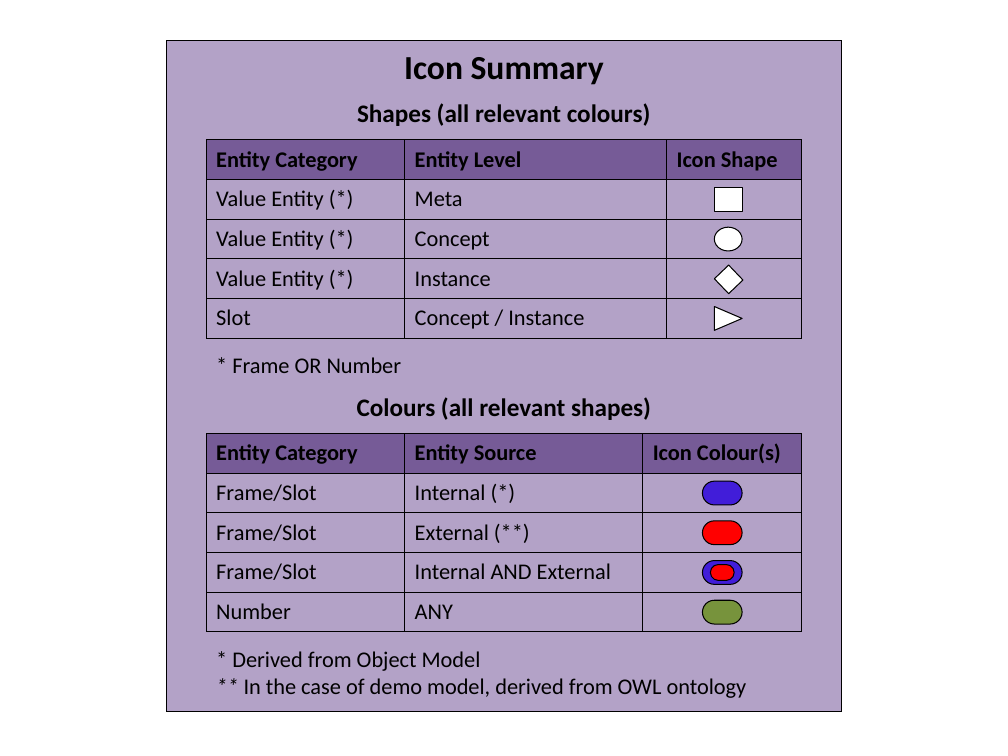
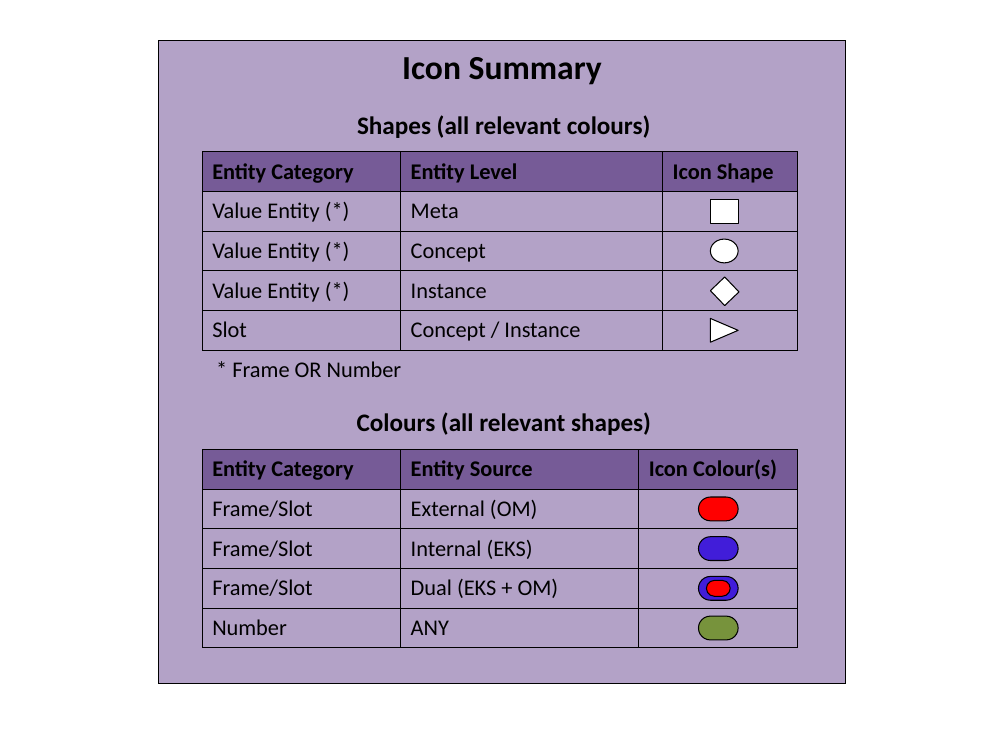
Before and after one commit to colin-puleston/mekon-hobo, a slide deck: slide 9 of docs/MEKON-HOBO Introductory Tutorial.pptx (slide 8 before the commit). Drawn at 1008x756 pixels with LibreOffice and Linux fonts; fonts in the diff are those of the drawing. Boxes give left, top, right and bottom in pixels: in the first picture for what was removed or moved away, otherwise in the second. Text is boxed around its words. In the diff, an @@ line names an element or a change of style, - is before the commit and + after.

```diff
--- a/docs/MEKON-HOBO Introductory Tutorial.pptx
+++ b/docs/MEKON-HOBO Introductory Tutorial.pptx
@@ rectangle "Icon Summary": place and size @@
-rectangle "Icon Summary" at (166, 40, 841, 711)
+rectangle "Icon Summary" at (158, 40, 845, 683)
@@ text "Shapes (all relevant colours)": place and size @@
-text "Shapes (all relevant colours)" at (357, 103, 651, 126)
+text "Shapes (all relevant colours)" at (357, 115, 651, 138)
@@ 13 rectangles, 1 ellipse: place and size @@
-13 rectangles, 1 ellipse at (207, 140, 801, 338)
+13 rectangles, 1 ellipse at (203, 152, 797, 350)
@@ text "* Frame OR Number": place and size @@
-text "* Frame OR Number" at (232, 357, 402, 373)
+text "* Frame OR Number" at (232, 361, 402, 377)
@@ text "Colours (all relevant shapes)": place and size @@
-text "Colours (all relevant shapes)" at (357, 397, 651, 420)
+text "Colours (all relevant shapes)" at (357, 412, 651, 435)
@@ rectangle "External (OM)": place and size @@
-rectangle "External (OM)" at (405, 513, 643, 552)
+rectangle "External (OM)" at (401, 489, 639, 528)
@@ text in rectangle at (411, 500, 537, 519): text changed @@
-External (**)
+External (OM)
@@ rounded rectangle at (699, 497, 738, 521): fill #411DD9 to #FF0000 @@
@@ rectangle "Internal (EKS)": place and size @@
-rectangle "Internal (EKS)" at (405, 473, 643, 512)
+rectangle "Internal (EKS)" at (401, 529, 639, 569)
@@ rounded rectangle at (699, 536, 738, 560): fill #FF0000 to #411DD9 @@
@@ 17 rectangles, 5 rounded rectangles, 1 triangle: place and size @@
-17 rectangles, 5 rounded rectangles, 1 triangle at (207, 179, 801, 632)
+17 rectangles, 5 rounded rectangles, 1 triangle at (203, 192, 797, 647)
@@ text in rectangle at (411, 540, 533, 559): text changed @@
-Internal (*)
+Internal (EKS)
@@ text in rectangle at (411, 579, 559, 598): text changed @@
-Internal AND External
+Dual (EKS + OM)
@@ text removed at (232, 651, 747, 698) @@
-* Derived from Object Model
-** In the case of demo model, derived from OWL ontology
```
Also in this commit, not shown: 15 other slides changed, 7 slides added.
